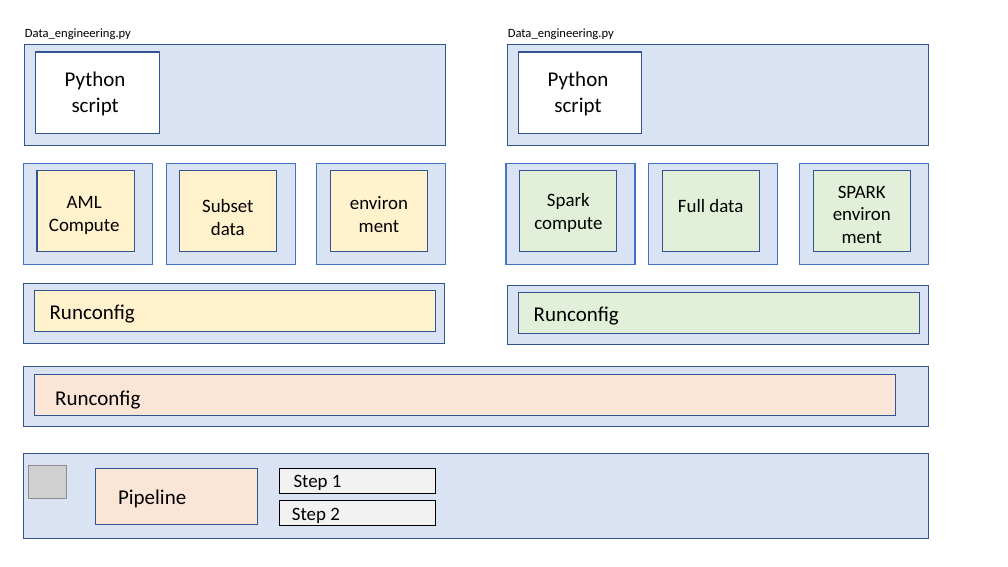
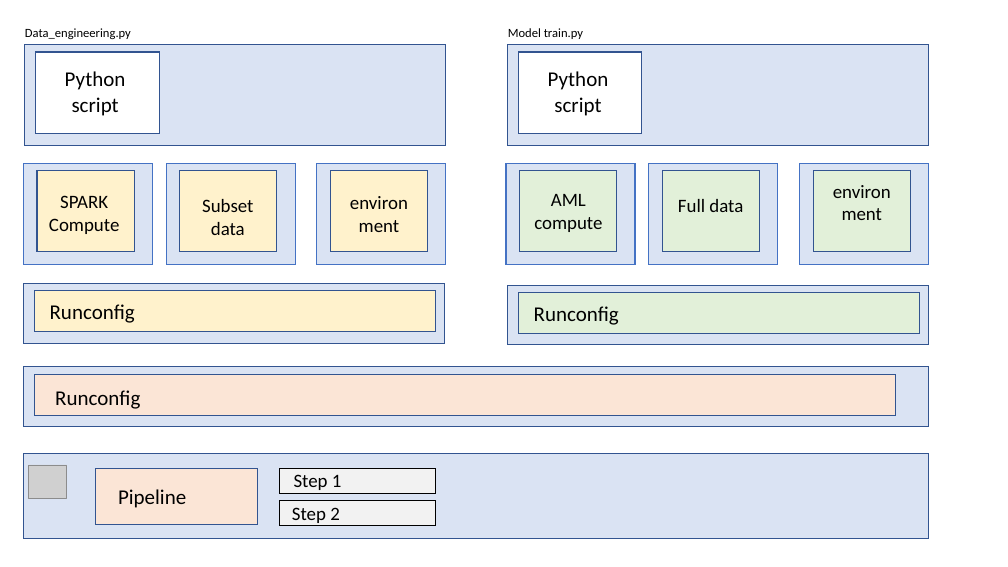
Before and after one commit to miquelladeboer/aml-mlops-workshop, a slide deck: slide 9 of Powerpoints/Module 6 - Pipelines.pptx. Drawn at 1008x567 pixels with LibreOffice and Linux fonts; fonts in the diff are those of the drawing; grey boxes stand for pictures. Boxes give left, top, right and bottom in pixels: in the first picture for what was removed or moved away, otherwise in the second. Text is boxed around its words. In the diff, an @@ line names an element or a change of style, - is before the commit and + after.

```diff
--- a/Powerpoints/Module 6 - Pipelines.pptx
+++ b/Powerpoints/Module 6 - Pipelines.pptx
@@ text at bbox=[508, 28, 583, 39]: text changed @@
-Data_engineering.py
+Model train.py
@@ text at bbox=[60, 195, 108, 208]: text changed @@
-AML
+SPARK
@@ text at bbox=[534, 194, 602, 232]: text changed @@
-Spark compute
+AML compute
@@ text at bbox=[838, 185, 886, 198]: paragraph removed @@
-SPARK
```
Also in this commit, not shown: 29 other files.
